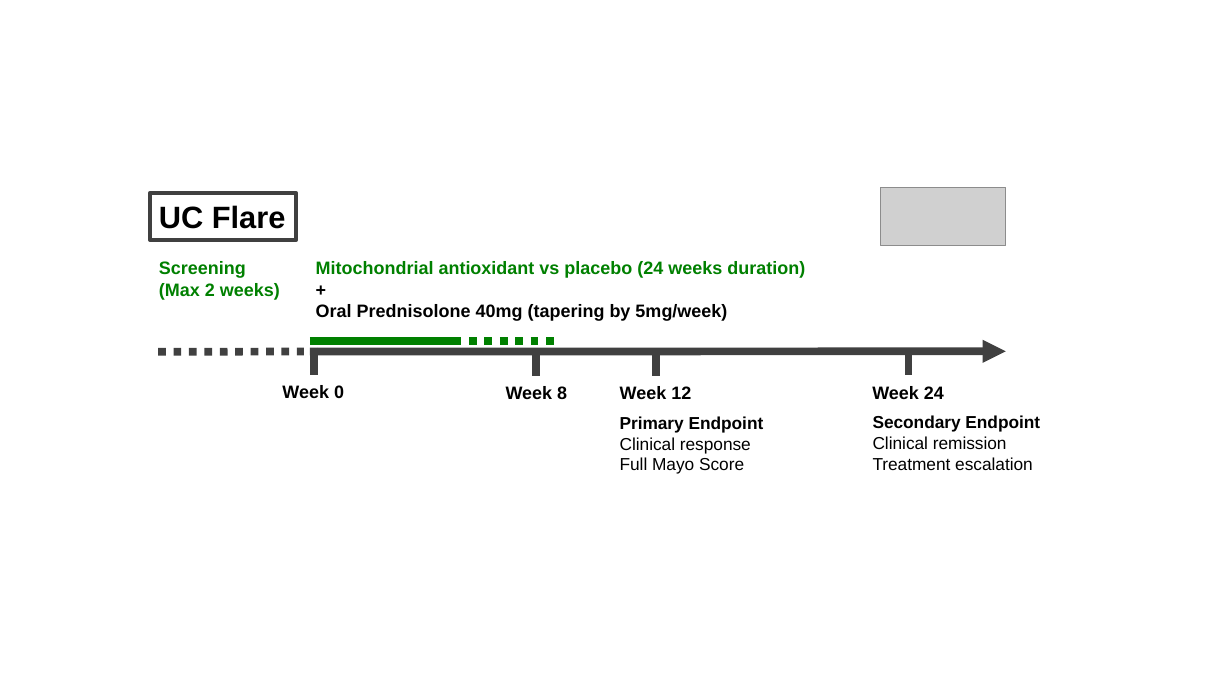
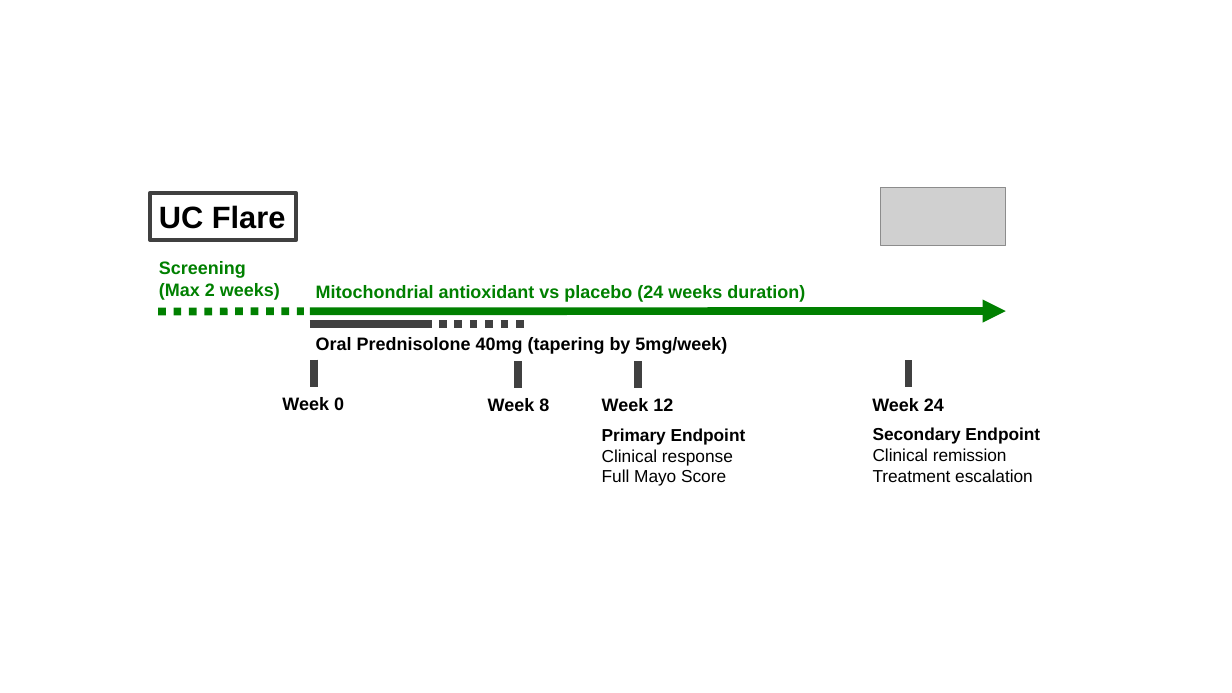
Before and after one commit to shaunchuah/marvelstudy, a slide deck: slide 4 of design/Marvel Icon.pptx. Drawn at 1232x693 pixels with LibreOffice and Linux fonts; fonts in the diff are those of the drawing; grey boxes stand for pictures. Boxes give left, top, right and bottom in pixels: in the first picture for what was removed or moved away, otherwise in the second. Text is boxed around its words. In the diff, an @@ line names an element or a change of style, - is before the commit and + after.

```diff
--- a/design/Marvel Icon.pptx
+++ b/design/Marvel Icon.pptx
@@ text "Mitochondrial antioxidant vs placebo (24 ...": place and size @@
-text "Mitochondrial antioxidant vs placebo (24 ..." at <box>316,261,805,321</box>
+text "Mitochondrial antioxidant vs placebo (24 ..." at <box>316,285,805,302</box>
@@ line moved from (158, 352) - (304, 351) to (158, 311) - (304, 311) @@
@@ line (158, 311) - (304, 311): stroke #404040 6 pt dashed to #008000 6 pt dashed @@
@@ arrow moved from (310, 351) - (1006, 351) to (310, 311) - (1006, 311) @@
@@ arrow (310, 311) - (1006, 311): stroke #404040 6 pt to #008000 6 pt @@
@@ line moved from (310, 341) - (454, 341) to (310, 324) - (433, 324) @@
@@ line (310, 324) - (433, 324): stroke #008000 6 pt to #404040 6 pt @@
@@ text at <box>316,304,727,321</box>: paragraphs removed @@
-+
-Oral Prednisolone 40mg (tapering by 5mg/week)
@@ line moved from (454, 341) - (560, 341) to (423, 324) - (527, 324) @@
@@ line (423, 324) - (527, 324): stroke #008000 6 pt dashed to #404040 6 pt dashed @@
@@ text added at <box>316,337,727,354</box>, 14 pt, text #000000, bold @@
+Oral Prednisolone 40mg (tapering by 5mg/week)
@@ 3 texts, 2 lines: place and size @@
-3 texts, 2 lines at <box>282,348,1040,470</box>
+3 texts, 2 lines at <box>282,360,1040,482</box>
@@ text "Week 8" rewrapped from <box>506,386,567,404</box> to <box>488,398,549,411</box> @@
@@ 2 texts, 2 lines: place and size @@
-2 texts, 2 lines at <box>536,349,764,474</box>
+2 texts, 2 lines at <box>518,361,746,486</box>
```
Also in this commit, not shown: 12 other files.
